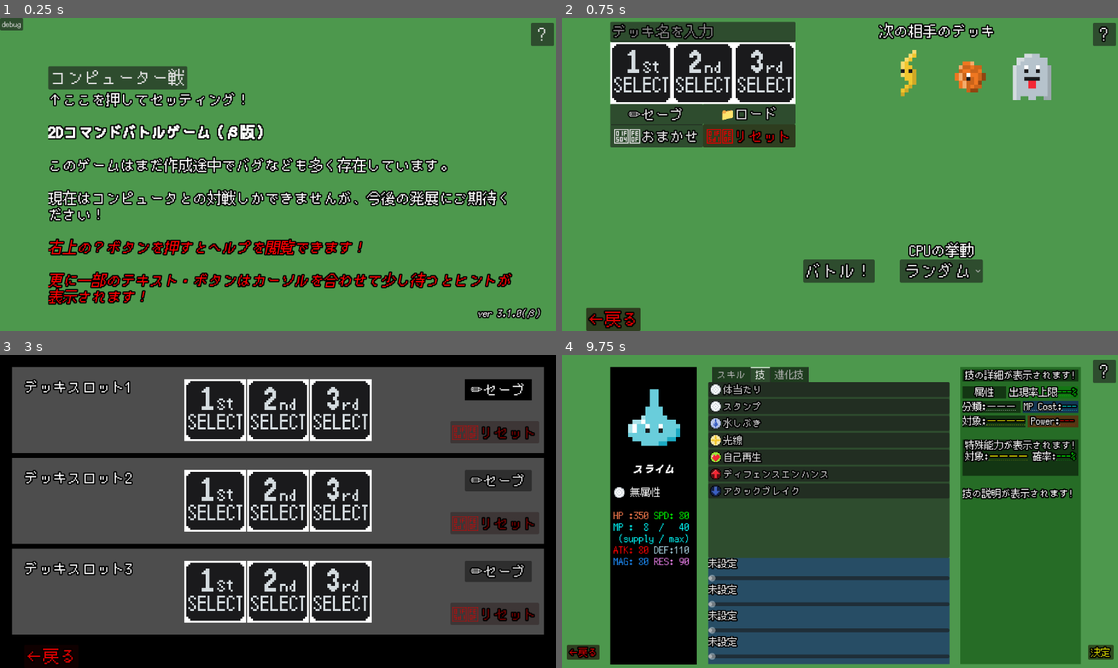
Above: before the commit, frames 1-4 (two rows, left to right).
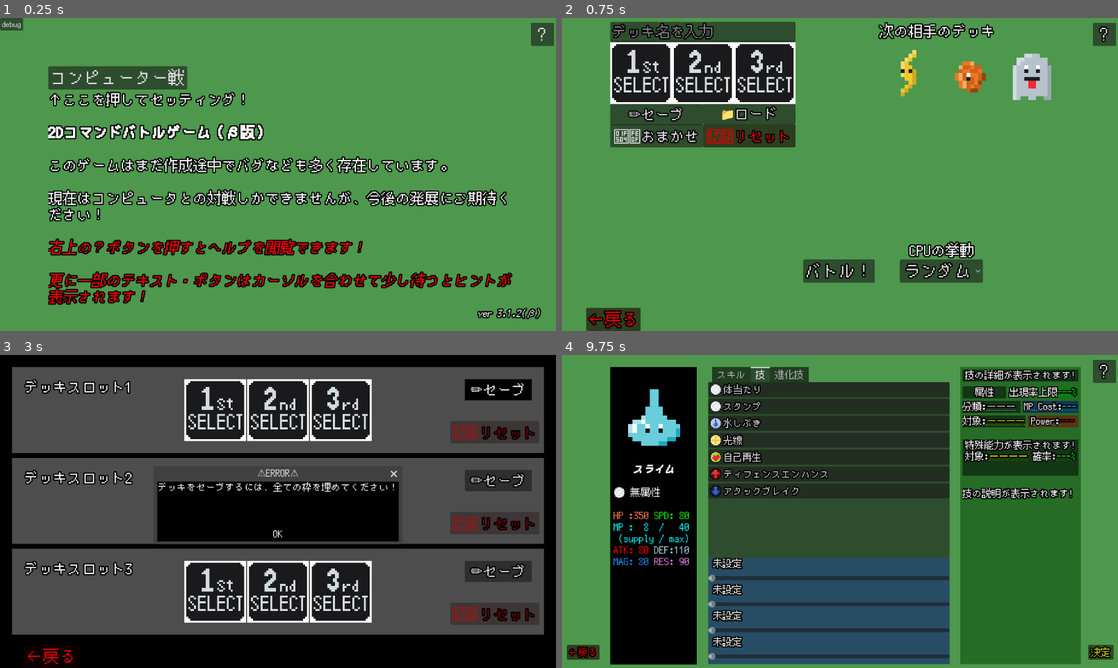
Above: after the commit, the same moments.

Repository: aomushi0710/battle_game
Game: Godot game, scene res://メインシーン.tscn
Same seed, same stepped clock (60 frames per second), same inputs: the game is played once before the commit and once after it.
Inputs (mouse positions are in pixels of both pictures, inside the frame that each line leads up to):
- Up to frame 1 (0.25 s): no input
- Up to frame 2 (0.75 s): click "コンピューター戦" at 0.5 s
- Up to frame 3 (3 s): click (139, 367) at 1.27 s; type "Alex" at 1.35 s; click "✏️セーブ" at 2 s; click "✏️セーブ" at 2.75 s
- Up to frame 4 (9.75 s): click (840, 533) at 3.5 s, where only the run after the commit has a clickable "OK"; click (778, 411) at 4.27 s; click (840, 411) at 5.02 s; click (901, 411) at 5.77 s; click "←戻る" at 6.5 s; click (639, 411) at 7.25 s; click "←戻る" at 8 s; click (701, 411) at 8.75 s; click (595, 386) at 9.5 s

The runs differ from the first frame. In frame 1, less than 0.1% of the frame differs, in the area x 92-94%, y 93-96%; in frame 2, nothing differs; in frame 3, 9.4%, in the area x 28-72%, y 36-60%; in frame 4, 0.7%.
Error before the commit: Invalid access to property or key 'id' on a base object of type 'Nil'. (res://デッキセーブデータ.gd:38)

Commit message:
βver3.1.2アップデート
・バトルが始まらないバグ修正
・一部バトルログを修正

Diff:
--- a/Control.gd
+++ b/Control.gd
@@ -48,9 +48,13 @@
 				2:
 					$third.texture_normal = monster.image
 		else:
-			$first.texture_normal = first_texture
-			$second.texture_normal = second_texture
-			$third.texture_normal = third_texture
+			match i:
+				0:
+					$first.texture_normal = first_texture
+				1:
+					$second.texture_normal = second_texture
+				2:
+					$third.texture_normal = third_texture
 
 	$"../enemy/monster/first".texture_normal = Global.enemy_deck.monster[0].image
 	$"../enemy/monster/second".texture_normal = Global.enemy_deck.monster[1].image
--- a/Global.gd
+++ b/Global.gd
@@ -1,7 +1,7 @@
 extends Node2D
 
 # バージョン管理 定数
-const VERSION_TEXT: String = "ver 3.1.0(β)" # バージョン
+const VERSION_TEXT: String = "ver 3.1.2(β)" # バージョン
 const VERSION: float = 3.1 # 比較可能バージョン セーブデータ整合性チェック用
 const VERSION_BETA: bool = true # true:ベータ版 false:正式リリース版
 
--- a/ability/SPD_DOWN.tres
+++ b/ability/SPD_DOWN.tres
@@ -1,20 +1,22 @@
-[gd_resource type="Resource" script_class="Ability" load_steps=2 format=3 uid="uid://c8i4aj04pf5jp"]
+[gd_resource type="Resource" script_class="Ability" load_steps=3 format=3 uid="uid://c8i4aj04pf5jp"]
 
 [ext_resource type="Script" uid="uid://n6604vih5t55" path="res://resource/ability.gd" id="1_exehr"]
+[ext_resource type="Resource" uid="uid://bb26nysbdh655" path="res://effect/SPD_DOWN.tres" id="1_u0uxw"]
 
 [resource]
 script = ExtResource("1_exehr")
-category = 0
+category = 3
 ailment = 0
 buff = 0
-debuff = 0
+debuff = 5
 healing = 0
 steal = 0
 critical = 0
 additional = 0
 percentage = 0
 evolution = 0
-name = ""
+name = "SPD DOWN"
 range = 0
 trigger = 0
+effect = ExtResource("1_u0uxw")
 metadata/_custom_type_script = "uid://n6604vih5t55"
--- a/action/クリスタルシールド.tres
+++ b/action/クリスタルシールド.tres
@@ -22,7 +22,8 @@
 ability_chance = Array[int]([100])
 ability_power = Array[int]([3])
 ability_range = Array[int]([0])
-description = "クリスタルシールドを
+description = "大気中の水蒸気を冷却、
+クリスタルシールドを
 展開し、結晶が敵の魔法の
 威力を軽減する。
 味方全体のRESを
--- a/action/蝕む炎.tres
+++ b/action/蝕む炎.tres
@@ -1,20 +1,21 @@
-[gd_resource type="Resource" script_class="Action" load_steps=4 format=3 uid="uid://c2fwwj5tmc1ek"]
+[gd_resource type="Resource" script_class="Action" load_steps=5 format=3 uid="uid://c2fwwj5tmc1ek"]
 
 [ext_resource type="Script" uid="uid://n6604vih5t55" path="res://resource/ability.gd" id="1_yghvu"]
 [ext_resource type="Script" uid="uid://0hbknewd53sh" path="res://resource/element.gd" id="2_5f2m2"]
+[ext_resource type="Resource" uid="uid://dyfst4wxer3yx" path="res://element/火属性.tres" id="3_5f2m2"]
 [ext_resource type="Script" uid="uid://nd5of0c4w8pr" path="res://resource/action.gd" id="3_cjvpk"]
 
 [resource]
 script = ExtResource("3_cjvpk")
-id = 0
-name = ""
+id = 56
+name = "蝕む炎"
 aka = ""
-element = Array[ExtResource("2_5f2m2")]([])
-max_chance = 0
-power = 0
-mp = 0
+element = Array[ExtResource("2_5f2m2")]([ExtResource("3_5f2m2")])
+max_chance = 20
+power = 50
+mp = 20
 range = 0
-damage_type = 0
+damage_type = 2
 touch = false
 ability = Array[ExtResource("1_yghvu")]([])
 ability_chance = Array[int]([])
--- a/buttle.gd
+++ b/buttle.gd
@@ -37,18 +37,23 @@
 	$"../バトル終了".z_index = 11
 
 # 複数の属性を持つ場合にそれぞれに倍率計算を施す関数
-func attribute_setup(action: Action, monster: Monster) -> float:
+func attribute_setup(action: Action, monster: Monster, aiteno: String) -> float:
 	var magnification: float = 1.0 # 最終的な属性相性倍率
 	for act_element: Element in action.element:
 		for monster_element: Element in monster.element:
 			magnification *= attribute(act_element.id, monster_element.id)
 
+	if aiteno == "": # 反転
+		aiteno = "相手の "
+	else:
+		aiteno = ""
+
 	if magnification >= 2.0:
 		$"../log_window/log".text += \
-		"[color=red]相手の %s の弱点をついた！[/color]\n" % monster.name
+		"[color=red]%s%s の弱点をついた！[/color]\n" % [aiteno, monster.name]
 	elif magnification < 1.0:
 		$"../log_window/log".text += \
-		"[color=light_blue]相手の %s は耐性があるようだ...[/color]\n" % monster.name
+		"[color=light_blue]%s%s は耐性があるようだ...[/color]\n" % [aiteno, monster.name]
 
 	return magnification
 
@@ -68,7 +73,7 @@
 
 # ダメージ計算機 攻撃する技、攻撃側及び守備側のモンスターとエフェクトを引数に、ダメージを返す
 func damage_calc(action: Action, offense_monster: Monster, defense_monster: Monster,
-offense_effect: Array, defense_effect: Array) -> int:
+offense_effect: Array, defense_effect: Array, aiteno: String) -> int:
 	if action.power == 0: # powerが0なら不要なので中断
 		return 0
 
@@ -103,7 +108,7 @@
 					if effect.buff == type[i]:
 						status[i] /= effect.power
 	# 属性相性倍率計算
-	var magnification = attribute_setup(action, defense_monster)
+	var magnification = attribute_setup(action, defense_monster, aiteno)
 	# power * ((攻撃側ステータス / 守備側ステータス) ** ステータス乖離ボーナス(1.2) * 属性相性
 	var damage = action.power * ((status[0] / status[1]) ** 1.2) * magnification
 
@@ -306,7 +311,8 @@
 
 	match action.range:
 		1: # 敵単体
-			var damage = damage_calc(action, monster, enemy, offense_effect, defense_effect)
+			var damage = damage_calc(action, monster, enemy, \
+			offense_effect, defense_effect, aiteno)
 			if boolian == true:
 				match target:
 					0:
@@ -332,21 +338,22 @@
 		5: # 自分
 			pass
 		6: # 敵散開
-			var damage = damage_calc(action, monster, enemy, offense_effect, defense_effect)
+			var damage = damage_calc(action, monster, enemy, \
+			offense_effect, defense_effect, aiteno)
 			if boolian == true:
 				match target:
 					0:
 						enemy_damage1.emit(damage)
 						if death_list1[1] == false: # 生きていたら
 							damage = damage_calc(action, monster, defense_deck.monster[1], \
-							offense_effect, defense_deck.effect[1].keys()) / 2
+							offense_effect, defense_deck.effect[1].keys(), aiteno) / 2
 							enemy_damage2.emit(damage) # 半分のダメージを与える
 					1:
 						enemy_damage2.emit(damage)
 						for i in [0, 2]:
 							if death_list1[i] == false: # 生きていたら
 								damage = damage_calc(action, monster, defense_deck.monster[i], \
-								offense_effect, defense_deck.effect[i].keys()) / 2
+								offense_effect, defense_deck.effect[i].keys(), aiteno) / 2
 
 								match i:
 									0:
@@ -357,7 +364,7 @@
 						enemy_damage3.emit(damage)
 						if death_list1[1] == false: # 生きていたら
 							damage = damage_calc(action, monster, defense_deck.monster[1], \
-							offense_effect, defense_deck.effect[1].keys()) / 2
+							offense_effect, defense_deck.effect[1].keys(), aiteno) / 2
 							enemy_damage2.emit(damage) # 半分のダメージを与える
 			else:
 				match target:
@@ -365,14 +372,14 @@
 						player_damage1.emit(damage)
 						if death_list1[1] == false: # 生きていたら
 							damage = damage_calc(action, monster, defense_deck.monster[1], \
-							offense_effect, defense_deck.effect[1].keys()) / 2
+							offense_effect, defense_deck.effect[1].keys(), aiteno) / 2
 							player_damage2.emit(damage) # 半分のダメージを与える
 					1:
 						player_damage2.emit(damage)
 						for i in [0, 2]:
 							if death_list1[i] == false: # 生きていたら
 								damage = damage_calc(action, monster, defense_deck.monster[i], \
-								offense_effect, defense_deck.effect[i].keys()) / 2
+								offense_effect, defense_deck.effect[i].keys(), aiteno) / 2
 
 								match i:
 									0:
@@ -383,7 +390,7 @@
 						player_damage3.emit(damage)
 						if death_list1[1] == false: # 生きていたら
 							damage = damage_calc(action, monster, defense_deck.monster[1], \
-							offense_effect, defense_deck.effect[1].keys()) / 2
+							offense_effect, defense_deck.effect[1].keys(), aiteno) / 2
 							player_damage2.emit(damage) # 半分のダメージを与える
 
 	if action.power != 0:
--- /dev/null
+++ b/buttle_monster.gd
@@ -0,0 +1,3 @@
+extends TextureButton
+
+func _init(monster: Monster) -> void:
--- a/e1_spd.gd
+++ b/e1_spd.gd
@@ -10,6 +10,7 @@
 var monster_dict = Global.enemy_deck.monster_dict[index]
 var monster: Monster = Global.enemy_deck.monster[index]
 var effects = Global.enemy_deck.effect[index] # Dictionary{エフェクト名:ターン数}
+var spd = monster.SPD
 
 signal mp
 signal command
@@ -18,9 +19,11 @@
 	$".".max_value = float(Global.spd_gauge)
 
 func _process(delta): # ゲージが溜まるまで自動で増加、溜まると停止
+	if effects.keys() != Global.deck1.effect[index].keys(): # エフェクトが更新された時
+		reload() # spdを計算しなおす
 	if $".".value < Global.spd_gauge: # SPDの値ずつ毎秒増加していき、500まで到達するとコマンドリストを表示
-		$".".value += monster.SPD * Global.spd_correction * delta
-		call("text_update")
+		$".".value += spd * Global.spd_correction * delta
+		text_update()
 	elif $".".value >= Global.spd_gauge:
 		set_process(false)
 		for button in $"../e1_command".get_children():
@@ -45,3 +48,9 @@
 
 func reload() -> void:
 	monster = Global.enemy_deck.monster[index]
+	spd = monster.SPD
+	for effect: Effect in Global.enemy_deck.effect[index]:
+			if effect.buff == 5:
+				spd *= effect.power
+			if effect.debuff == 5:
+				spd /= effect.power
--- a/e2_spd.gd
+++ b/e2_spd.gd
@@ -10,6 +10,7 @@
 var monster_dict = Global.enemy_deck.monster_dict[index]
 var monster: Monster = Global.enemy_deck.monster[index]
 var effects = Global.enemy_deck.effect[index] # Dictionary{エフェクト名:ターン数}
+var spd = monster.SPD
 
 signal mp
 signal command
@@ -18,9 +19,11 @@
 	$".".max_value = float(Global.spd_gauge)
 
 func _process(delta): # ゲージが溜まるまで自動で増加、溜まると停止
+	if effects.keys() != Global.deck1.effect[index].keys(): # エフェクトが更新された時
+		reload() # spdを計算しなおす
 	if $".".value < Global.spd_gauge: # SPDの値ずつ毎秒増加していき、500まで到達するとコマンドリストを表示
-		$".".value += monster.SPD * Global.spd_correction * delta
-		call("text_update")
+		$".".value += spd * Global.spd_correction * delta
+		text_update()
 	elif $".".value >= Global.spd_gauge:
 		set_process(false)
 		for button in $"../e2_command".get_children():
@@ -45,3 +48,9 @@
 
 func reload() -> void:
 	monster = Global.enemy_deck.monster[index]
+	spd = monster.SPD
+	for effect: Effect in Global.enemy_deck.effect[index]:
+			if effect.buff == 5:
+				spd *= effect.power
+			if effect.debuff == 5:
+				spd /= effect.power
--- a/e3_spd.gd
+++ b/e3_spd.gd
@@ -10,6 +10,7 @@
 var monster_dict = Global.enemy_deck.monster_dict[index]
 var monster: Monster = Global.enemy_deck.monster[index]
 var effects = Global.enemy_deck.effect[index] # Dictionary{エフェクト名:ターン数}
+var spd = monster.SPD
 
 signal mp
 signal command
@@ -18,9 +19,11 @@
 	$".".max_value = float(Global.spd_gauge)
 
 func _process(delta): # ゲージが溜まるまで自動で増加、溜まると停止
+	if effects.keys() != Global.deck1.effect[index].keys(): # エフェクトが更新された時
+		reload() # spdを計算しなおす
 	if $".".value < Global.spd_gauge: # SPDの値ずつ毎秒増加していき、500まで到達するとコマンドリストを表示
-		$".".value += monster.SPD * Global.spd_correction * delta
-		call("text_update")
+		$".".value += spd * Global.spd_correction * delta
+		text_update()
 	elif $".".value >= Global.spd_gauge:
 		set_process(false)
 		for button in $"../e3_command".get_children():
@@ -45,3 +48,9 @@
 
 func reload() -> void:
 	monster = Global.enemy_deck.monster[index]
+	spd = monster.SPD
+	for effect: Effect in Global.enemy_deck.effect[index]:
+			if effect.buff == 5:
+				spd *= effect.power
+			if effect.debuff == 5:
+				spd /= effect.power
--- a/effect/SPD_DOWN.tres
+++ b/effect/SPD_DOWN.tres
@@ -1,14 +1,16 @@
-[gd_resource type="Resource" script_class="Effect" load_steps=2 format=3 uid="uid://bb26nysbdh655"]
+[gd_resource type="Resource" script_class="Effect" load_steps=3 format=3 uid="uid://bb26nysbdh655"]
 
 [ext_resource type="Script" uid="uid://bfhndlr5f1snc" path="res://resource/effect.gd" id="1_0qtnd"]
+[ext_resource type="Texture2D" uid="uid://c6skftvqg4rh6" path="res://image/element/デバフ技.PNG" id="1_tvfj5"]
 
 [resource]
 script = ExtResource("1_0qtnd")
-category = 0
+category = 3
 ailment = 0
 buff = 0
-debuff = 0
-name = ""
-power = 0.0
-log = ""
+debuff = 5
+name = "SPD DOWN"
+icon = ExtResource("1_tvfj5")
+power = 1.2
+log = "の[color=green]SPD[/color]が下がった！"
 metadata/_custom_type_script = "uid://bfhndlr5f1snc"
--- a/p1_psd.gd
+++ b/p1_psd.gd
@@ -10,6 +10,7 @@
 var monster_dict = Global.deck1.monster_dict[index]
 var monster: Monster = Global.deck1.monster[index]
 var effects = Global.deck1.effect[index] # Dictionary{エフェクト名:ターン数}
+var spd = monster.SPD
 
 signal mp
 signal command
@@ -18,9 +19,11 @@
 	$".".max_value = float(Global.spd_gauge)
 
 func _process(delta): # ゲージが溜まるまで自動で増加、溜まると停止
+	if effects.keys() != Global.deck1.effect[index].keys(): # エフェクトが更新された時
+		reload() # spdを計算しなおす
 	if $".".value < Global.spd_gauge: # SPDの値ずつ毎秒増加していき、500まで到達するとコマンドリストを表示
-		$".".value += monster.SPD * Global.spd_correction * delta
-		call("text_update")
+		$".".value += spd * Global.spd_correction * delta
+		text_update()
 	elif $".".value >= Global.spd_gauge:
 		set_process(false)
 		for button in $"../p1_command".get_children():
@@ -45,3 +48,9 @@
 
 func reload() -> void:
 	monster = Global.deck1.monster[index]
+	spd = monster.SPD
+	for effect: Effect in Global.deck1.effect[index]:
+			if effect.buff == 5:
+				spd *= effect.power
+			if effect.debuff == 5:
+				spd /= effect.power
--- a/p2_spd.gd
+++ b/p2_spd.gd
@@ -10,6 +10,7 @@
 var monster_dict = Global.deck1.monster_dict[index]
 var monster: Monster = Global.deck1.monster[index]
 var effects = Global.deck1.effect[index] # Dictionary{エフェクト名:ターン数}
+var spd = monster.SPD
 
 signal mp
 signal command
@@ -18,9 +19,11 @@
 	$".".max_value = float(Global.spd_gauge)
 
 func _process(delta): # ゲージが溜まるまで自動で増加、溜まると停止
+	if effects.keys() != Global.deck1.effect[index].keys(): # エフェクトが更新された時
+		reload() # spdを計算しなおす
 	if $".".value < Global.spd_gauge: # SPDの値ずつ毎秒増加していき、500まで到達するとコマンドリストを表示
-		$".".value += monster.SPD * Global.spd_correction * delta
-		call("text_update")
+		$".".value += spd * Global.spd_correction * delta
+		text_update()
 	elif $".".value >= Global.spd_gauge:
 		set_process(false)
 		for button in $"../p2_command".get_children():
@@ -45,3 +48,9 @@
 
 func reload() -> void:
 	monster = Global.deck1.monster[index]
+	spd = monster.SPD
+	for effect: Effect in Global.deck1.effect[index]:
+			if effect.buff == 5:
+				spd *= effect.power
+			if effect.debuff == 5:
+				spd /= effect.power
--- a/p3_spd.gd
+++ b/p3_spd.gd
@@ -10,6 +10,7 @@
 var monster_dict = Global.deck1.monster_dict[index]
 var monster: Monster = Global.deck1.monster[index]
 var effects = Global.deck1.effect[index] # Dictionary{エフェクト名:ターン数}
+var spd = monster.SPD
 
 signal mp
 signal command
@@ -18,9 +19,11 @@
 	$".".max_value = float(Global.spd_gauge)
 
 func _process(delta): # ゲージが溜まるまで自動で増加、溜まると停止
+	if effects.keys() != Global.deck1.effect[index].keys(): # エフェクトが更新された時
+		reload() # spdを計算しなおす
 	if $".".value < Global.spd_gauge: # SPDの値ずつ毎秒増加していき、500まで到達するとコマンドリストを表示
-		$".".value += monster.SPD * Global.spd_correction * delta
-		call("text_update")
+		$".".value += spd * Global.spd_correction * delta
+		text_update()
 	elif $".".value >= Global.spd_gauge:
 		set_process(false)
 		for button in $"../p3_command".get_children():
@@ -45,3 +48,9 @@
 
 func reload() -> void:
 	monster = Global.deck1.monster[index]
+	spd = monster.SPD
+	for effect: Effect in Global.deck1.effect[index]:
+			if effect.buff == 5:
+				spd *= effect.power
+			if effect.debuff == 5:
+				spd /= effect.power
--- a/project.godot
+++ b/project.godot
@@ -40,4 +40,5 @@
 
 renderer/rendering_method="gl_compatibility"
 renderer/rendering_method.mobile="gl_compatibility"
+textures/vram_compression/import_etc2_astc=true
 environment/defaults/default_clear_color=Color(0.301961, 0.596078, 0.301961, 1)
--- a/キャラセレクト.gd
+++ b/キャラセレクト.gd
@@ -6,8 +6,9 @@
 func _on_戻る_button_up():
 	get_tree().change_scene_to_packed(Global.deck_scene)
 
-# モンスターの数だけボタンを生成する関数
-func _ready() -> void:
+
+func _on_node_2d_tree_entered() -> void:
+	# モンスターの数だけボタンを生成する関数
 	for i in range(1, len(monster_data)): # monster_data[i]:Dictionary[Monster]型
 		var button = TextureButton.new()
 
@@ -27,6 +28,17 @@
 			if container.get_child_count() < HCONTAINER_LIMIT: # 横への表示数の限界でなければ
 				container.add_child(button) # 登録
 				break
+
+	# 既に選ばれているモンスターを選べないように
+	for monster in Global.deck1.monster:
+		if monster != null:
+			if monster.id != Global.deck1.monster[Global.now_picking].id:
+				var id = monster.id
+				var j = (id - 1) / HCONTAINER_LIMIT # 行指定
+				var i = id - HCONTAINER_LIMIT * j - 1 # 列指定
+				$VBoxContainer.get_child(j).get_child(i).disabled = true
+				$VBoxContainer.get_child(j).get_child(i).modulate = Color(50, 50, 50)
+
 
 func status(i: int) -> void: # マウスを合わせたモンスターのステータスを表示
 	$status/default.text = ""
--- a/キャラ選択.tscn
+++ b/キャラ選択.tscn
@@ -170,6 +170,7 @@
 theme = SubResource("Theme_m0p40")
 text = "←戻る"
 
+[connection signal="tree_entered" from="." to="キャラセレクト" method="_on_node_2d_tree_entered"]
 [connection signal="button_up" from="キャラセレクト/戻る" to="キャラセレクト" method="_on_戻る_button_up"]
 [connection signal="toggled" from="キャラセレクト/help" to="キャラセレクト/help" method="_on_toggled"]
 [connection signal="button_up" from="キャラセレクト/help/ColorRect/monster_help" to="キャラセレクト/help" method="_on_monster_help_button_up"]
--- a/デッキセーブデータ.gd
+++ b/デッキセーブデータ.gd
@@ -29,6 +29,10 @@
 
 
 func save_file(slot: int) -> void:
+	if Global.deck1.monster.size() < 3 or null in Global.deck1.monster:
+		$"エラーメッセージ".dialog_text = "デッキをセーブするには、全ての枠を埋めてください！"
+		$"エラーメッセージ".popup_centered()
+		return
 	# 技のlist of listを技のIDのlist of listに変換
 	var action_id: Array[Array] = [[],[],[]] # 技のIDに変換されたもの
 	for index in range(3): # 全てのモンスターに対して
--- a/新バトル.tscn
+++ b/新バトル.tscn
@@ -1,8 +1,9 @@
-[gd_scene load_steps=10 format=3 uid="uid://bhqk4iva02mmc"]
+[gd_scene load_steps=11 format=3 uid="uid://bhqk4iva02mmc"]
 
 [ext_resource type="Theme" uid="uid://dsj0uaujnbqwe" path="res://theme/default_font_30.tres" id="1_nfpvw"]
 [ext_resource type="Texture2D" uid="uid://cioi83ubpqfrg" path="res://image/monster/スライム.PNG" id="2_tc6cq"]
 [ext_resource type="Texture2D" uid="uid://n0y7pkv1xysj" path="res://image/element/バフ技.PNG" id="3_hwahx"]
+[ext_resource type="Script" uid="uid://b0yxuo4ii0je" path="res://buttle_monster.gd" id="3_ys3qb"]
 [ext_resource type="Texture2D" uid="uid://dxssu1v1art5l" path="res://bar_empty.PNG" id="4_ys3qb"]
 [ext_resource type="Texture2D" uid="uid://bnagnglpfolr3" path="res://bar_hp.PNG" id="5_jjjva"]
 [ext_resource type="Texture2D" uid="uid://c6esjhqxk7oyw" path="res://bar_mp.PNG" id="6_g5d16"]
@@ -27,6 +28,7 @@
 offset_bottom = 448.0
 scale = Vector2(0.7, 0.7)
 texture_normal = ExtResource("2_tc6cq")
+script = ExtResource("3_ys3qb")
 
 [node name="バフデバフコンテナ" type="HBoxContainer" parent="Control/player"]
 layout_mode = 0
@@ -51,6 +53,14 @@
 bbcode_enabled = true
 text = "[right][color=yellow][i][b]99 [/b][/i][/color][/right]"
 horizontal_alignment = 2
+
+[node name="name" type="RichTextLabel" parent="Control/player"]
+offset_top = -40.0
+offset_right = 256.0
+bbcode_enabled = true
+text = "[img=35]res://image/element/無属性.PNG[/img] 名前"
+horizontal_alignment = 1
+vertical_alignment = 1
 
 [node name="HP" type="TextureProgressBar" parent="Control/player"]
 z_index = -1
@@ -96,6 +106,13 @@
 value = 50.0
 texture_under = ExtResource("4_ys3qb")
 texture_progress = ExtResource("7_sraw4")
+
+[node name="HBoxContainer" type="HBoxContainer" parent="Control/player"]
+layout_mode = 0
+offset_top = -40.0
+offset_right = 256.0
+
+[node name="AnimatedSprite2D" type="AnimatedSprite2D" parent="Control/player/HBoxContainer"]
 
 [node name="button" type="Control" parent="Control"]
 anchors_preset = 0
--- a/特性・技セレクト.gd
+++ b/特性・技セレクト.gd
@@ -16,10 +16,11 @@
 	sum_chance = 0
 
 	# すでに登録されているものと同じモンスターを選んだ場合、その技をロード
-	if Global.deck1.monster[Global.now_picking].id == monster_id:
-		for i in len(Global.deck1.action[Global.now_picking]):
-			selected_action[Global.deck1.action[Global.now_picking][i]] = \
-			Global.deck1.chance[Global.now_picking][i] # selected_action生成
+	if Global.deck1.monster[Global.now_picking] != null:
+		if Global.deck1.monster[Global.now_picking].id == monster_id:
+			for i in len(Global.deck1.action[Global.now_picking]):
+				selected_action[Global.deck1.action[Global.now_picking][i]] = \
+				Global.deck1.chance[Global.now_picking][i] # selected_action生成
 	ui_update()
 
 
Not shown, added: buttle_monster.gd.uid
